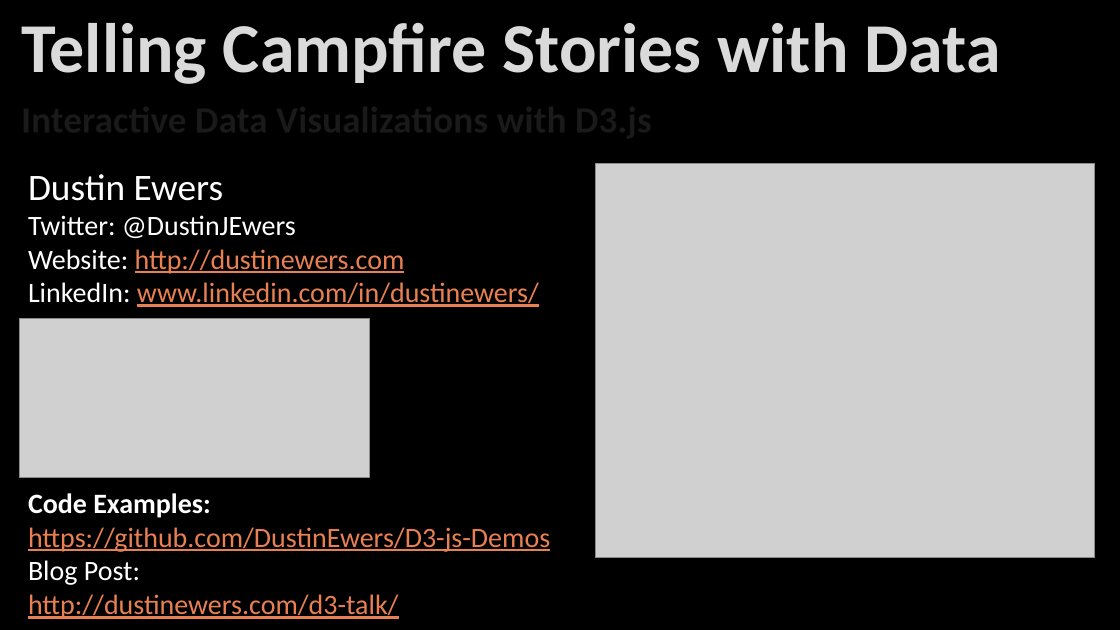
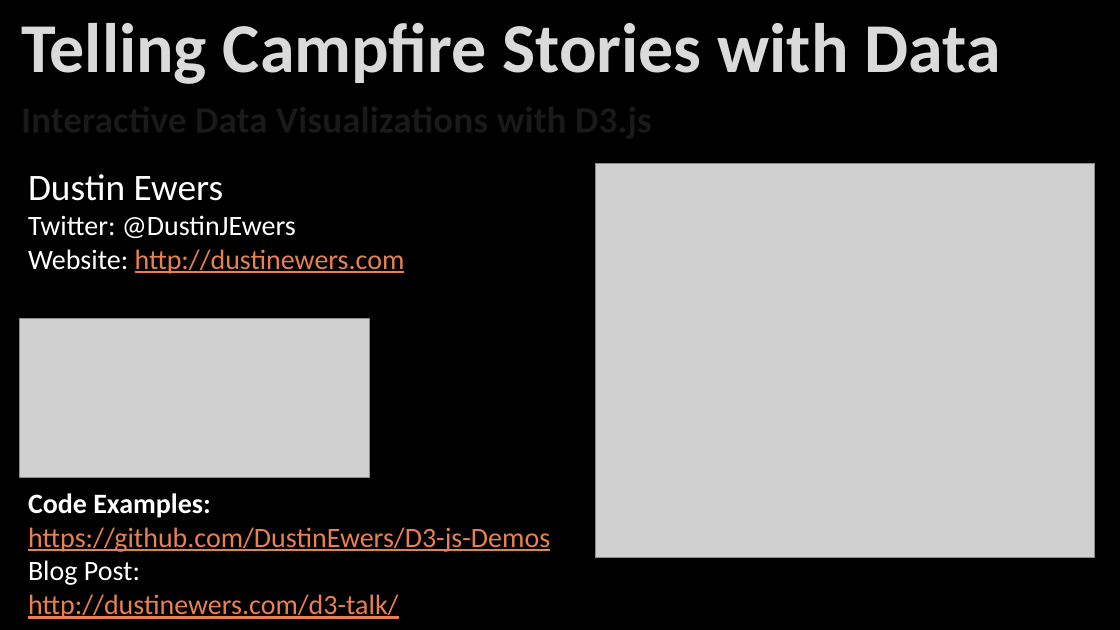
Before and after one commit to DustinEwers/D3-js-Demos, a slide deck: slide 1 of slides/d3.pptx. Drawn at 1120x630 pixels with LibreOffice and Linux fonts; fonts in the diff are those of the drawing; grey boxes stand for pictures; background and template pictures are left out. Boxes give left, top, right and bottom in pixels: in the first picture for what was removed or moved away, otherwise in the second. Text is boxed around its words. In the diff, an @@ line names an element or a change of style, - is before the commit and + after.

Commit message:
slide updates

```diff
--- a/slides/d3.pptx
+++ b/slides/d3.pptx
@@ text at bbox=[28, 282, 539, 307]: paragraph removed @@
-LinkedIn: www.linkedin.com/in/dustinewers/
```
Also in this commit, not shown: 4 slides removed.
